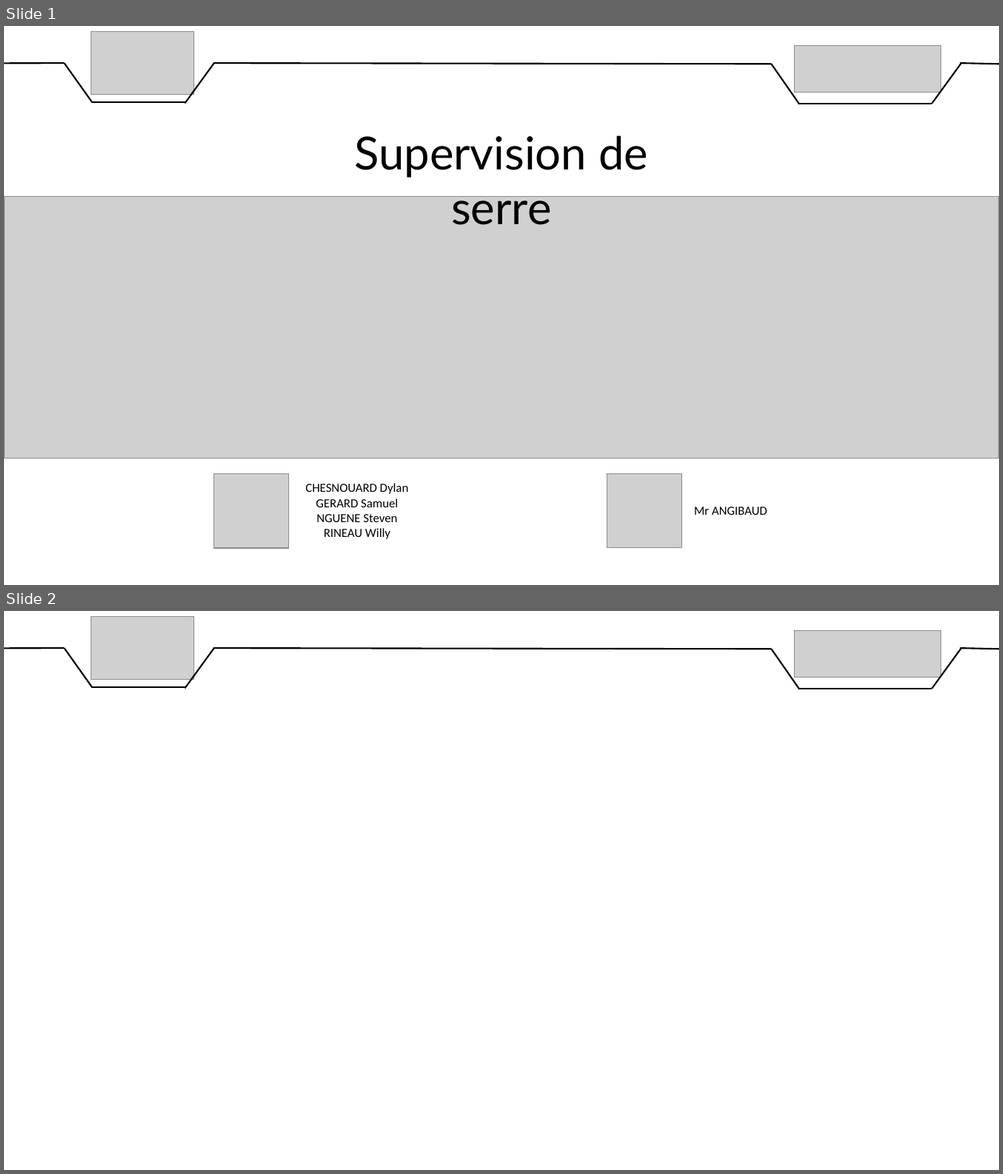
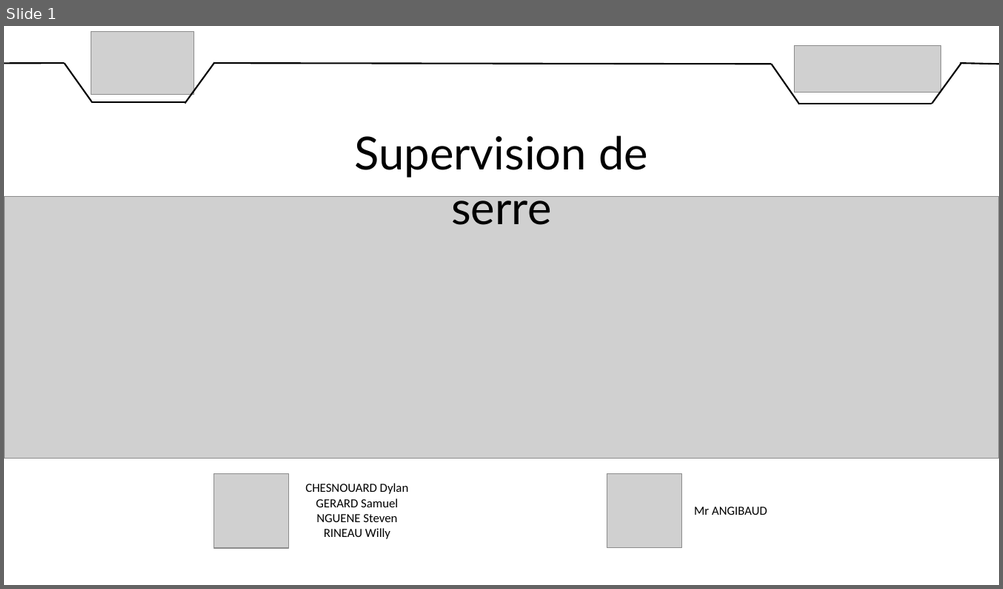
Before and after one commit to DylanChe/SupervisionSerre, a slide deck: oral_projet/diaporama_revue_1.pptx. Shown one above the other, each under a label of ours: slides 1 and 2 before the commit, slide 1 after it. The pictures are 1003x1174 and 1003x589 pixels, drawn with LibreOffice and Linux fonts; fonts in the diff are those of the drawing; grey boxes stand for pictures. Boxes give left, top, right and bottom in pixels: in the first picture for what was removed or moved away, otherwise in the second. Text is boxed around its words. In the diff, an @@ line names an element or a change of style, - is before the commit and + after.

```diff
--- a/oral_projet/diaporama_revue_1.pptx
+++ b/oral_projet/diaporama_revue_1.pptx
@@ slide 2 removed at box(4, 611, 999, 1170), background #FFFFFF @@
@@ picture removed at box(91, 616, 194, 680) @@
@@ picture removed at box(794, 630, 941, 677) @@
@@ line removed from (4, 648) to (65, 648) @@
@@ line removed from (65, 648) to (92, 688) @@
@@ line removed from (214, 647) to (185, 689) @@
@@ line removed from (213, 648) to (771, 649) @@
@@ line removed from (771, 649) to (800, 689) @@
@@ line removed from (962, 647) to (931, 689) @@
@@ line removed from (960, 648) to (999, 649) @@
@@ line removed from (92, 688) to (186, 688) @@
@@ line removed from (800, 689) to (931, 689) @@
```
Also in this commit, not shown: 2 slides added.
